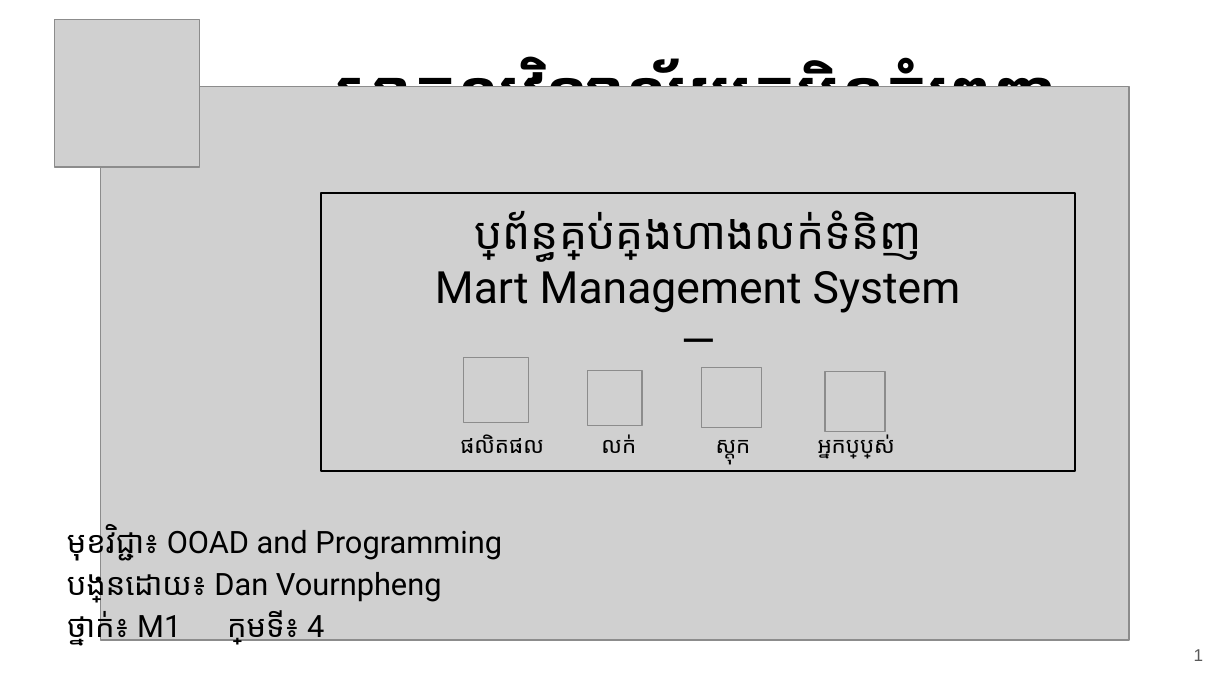
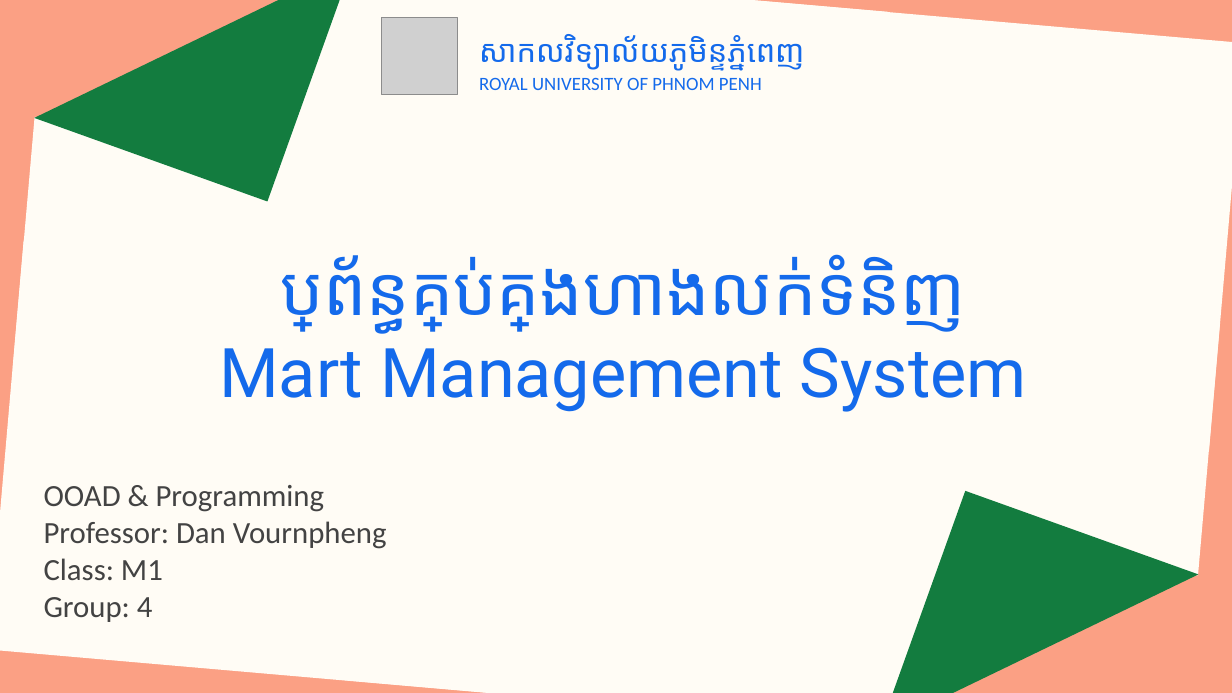
Before and after one commit to james5635/mart-management, a slide deck: slide 1 of Mart Management System - slide.pptx. Drawn at 1232x693 pixels with LibreOffice and Linux fonts; fonts in the diff are those of the drawing; grey boxes stand for pictures. Boxes give left, top, right and bottom in pixels: in the first picture for what was removed or moved away, otherwise in the second. Text is boxed around its words. In the diff, an @@ line names an element or a change of style, - is before the commit and + after.

Commit message:
update slide and book for design pattern

```diff
--- a/Mart Management System - slide.pptx
+++ b/Mart Management System - slide.pptx
@@ background #FFFFFF to #FBA084 @@
@@ picture removed at (54,20,200,168) @@
@@ picture added at (382,17,457,95) @@
@@ text "សាកលវិទ្យាល័យភូមិន្ទភ្នំពេញ": place and size @@
-text "សាកលវិទ្យាល័យភូមិន្ទភ្នំពេញ" at (331,55,1058,87)
+text "សាកលវិទ្យាល័យភូមិន្ទភ្នំពេញ" at (479,34,804,90)
@@ text at (479,34,804,70): size 38 to 18 pt, text colour #000000 to #146AEB, bold off in "សាកលវិទ្យាល័យភូមិន្ទភ្នំពេញ"; alignment centre to left; line spacing 1 to 1.15 @@
@@ picture removed at (100,86,1129,641) @@
@@ text at (479,77,762,90): paragraph added @@
+ROYAL UNIVERSITY OF PHNOM PENH
@@ title at (219,254,1027,412): paragraph removed @@
-—
@@ title "ប្រព័ន្ធគ្រប់គ្រងហាងលក់ទំនិញ": place and size @@
-title "ប្រព័ន្ធគ្រប់គ្រងហាងលក់ទំនិញ" at (322,193,1076,472)
+title "ប្រព័ន្ធគ្រប់គ្រងហាងលក់ទំនិញ" at (219,254,1027,412)
@@ title "ប្រព័ន្ធគ្រប់គ្រងហាងលក់ទំនិញ" at (219,254,1027,412): size 26 to 40 pt, text colour #000000 to #146AEB; outline #000000 1.5 pt to none @@
@@ picture removed at (463,357,529,423) @@
@@ picture removed at (588,371,642,425) @@
@@ picture removed at (702,368,763,429) @@
@@ picture removed at (825,371,886,431) @@
@@ text removed at (460,434,544,453) @@
-ផលិតផល
@@ text removed at (601,434,635,453) @@
-លក់
@@ text removed at (716,440,751,459) @@
-ស្តុក
@@ text removed at (818,434,895,459) @@
-អ្នកប្រើប្រាស់
@@ subtitle added at (44,485,387,622), 18 pt, text #434343 @@
+OOAD & Programming
+Professor: Dan Vournpheng
+Class: M1
+Group: 4
@@ group added at (0,0,1232,693): 2 rectangles, 2 snip rects, 2 right triangles @@
@@ text removed at (67,524,502,646) @@
-មុខវិជ្ជា៖ OOAD and Programming
-បង្រៀនដោយ៖ Dan Vournpheng
-ថ្នាក់៖ M1 ក្រុមទី៖ 4
@@ page number removed at (1194,649,1204,661) @@
-1
```
Also in this commit, not shown: 11 other slides changed, 10 slides added, 3 slides removed, 3 other files.
